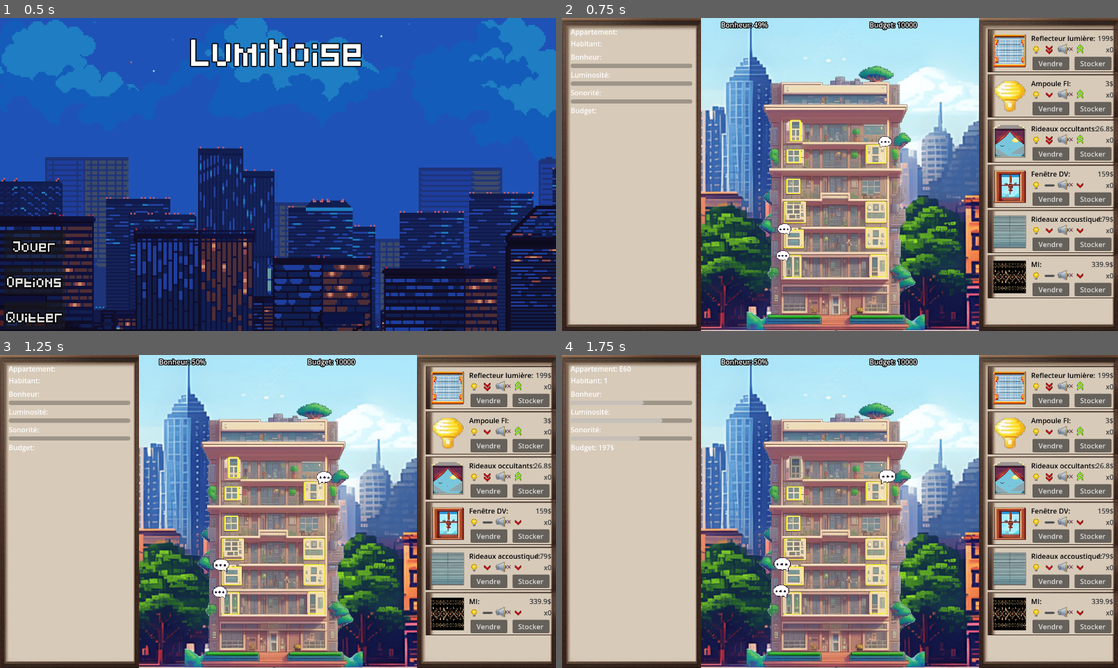
Above: before the commit, frames 1-4 (two rows, left to right).
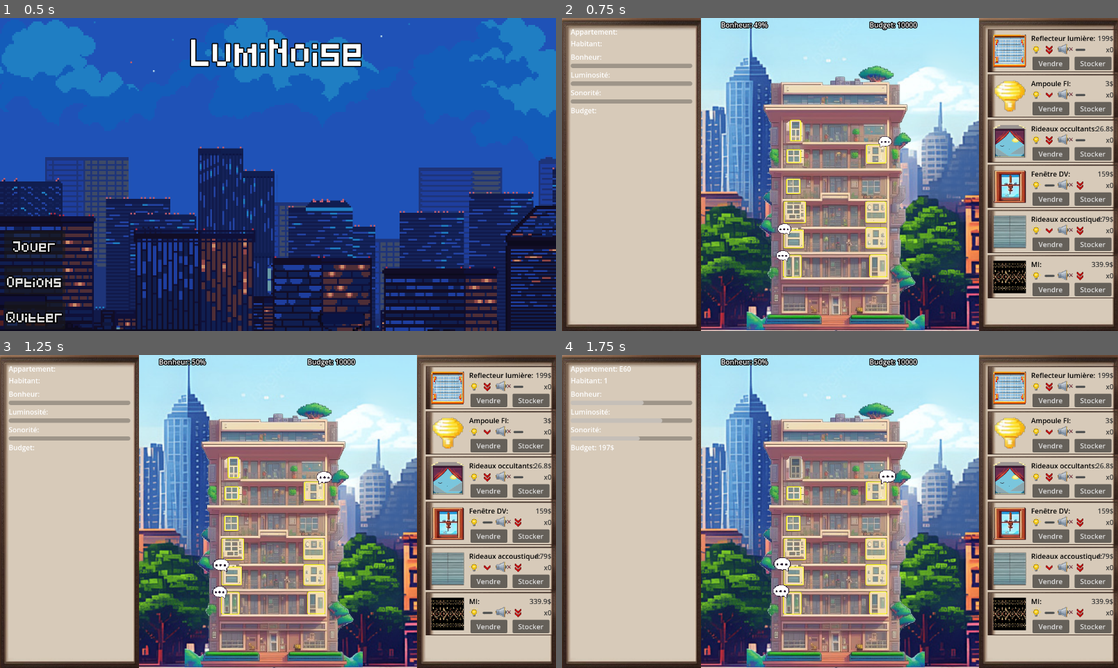
Above: after the commit, the same moments.

Repository: Ranger1986/jeuserieux
Game: Godot game, scene res://Scene/menu.tscn
Same seed, same stepped clock (60 frames per second), same inputs: the game is played once before the commit and once after it.
Inputs (mouse positions are in pixels of both pictures, inside the frame that each line leads up to):
- Up to frame 1 (0.5 s): no input
- Up to frame 2 (0.75 s): click "Jouer" at 0.5 s
- Up to frame 3 (1.25 s): no input
- Up to frame 4 (1.75 s): click (795, 467) at 1.25 s

Frame 1 is identical in both runs. In frame 2, 0.2% of the frame differs, in the area x 92-95%, y 8-84%; in frame 3, 0.2%; in frame 4, 0.2%.

Commit message:
fix : valeurs dans les conditions d'affichage

Diff:
--- a/Scripts/store_item.gd
+++ b/Scripts/store_item.gd
@@ -47,13 +47,13 @@
 	else:
 		icone_power_light.texture = load("res://Assets/down2.png")
 
-	if(item.noiseProt <= 12.5):
+	if(item.noiseProt <= -12.5):
 		icone_power_sound.texture = load("res://Assets/up2.png")
 	else: if(item.noiseProt < 0):
 		icone_power_sound.texture = load("res://Assets/up1.png")
 	else: if(item.noiseProt == 0):
 		icone_power_sound.texture = load("res://Assets/neutre.png")
-	else: if(item.noiseProt >= 25):
+	else: if(item.noiseProt <= 12.5):
 		icone_power_sound.texture = load("res://Assets/down1.png")
 	else:
 		icone_power_sound.texture = load("res://Assets/down2.png")
